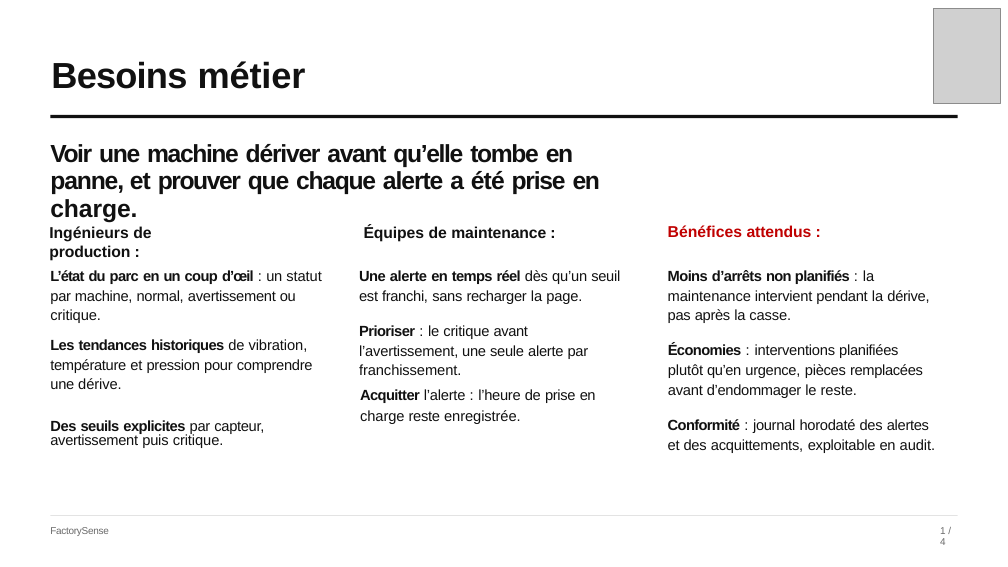
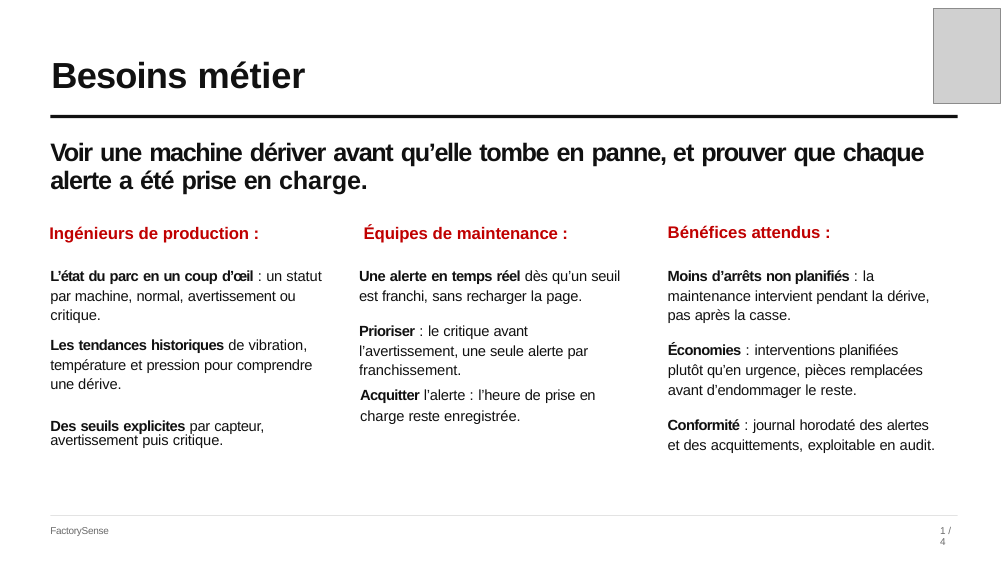
Before and after one commit to tVelard/FactorySense, a slide deck: slide 2 of presentation/slides.pptx. Drawn at 1008x567 pixels with LibreOffice and Linux fonts; fonts in the diff are those of the drawing; grey boxes stand for pictures. Boxes give left, top, right and bottom in pixels: in the first picture for what was removed or moved away, otherwise in the second. Text is boxed around its words. In the diff, an @@ line names an element or a change of style, - is before the commit and + after.

```diff
--- a/presentation/slides.pptx
+++ b/presentation/slides.pptx
@@ text "Voir une machine dériver avant ..." at bbox=[50, 142, 925, 195]: size 23.5 to 24 pt @@
@@ text "Ingénieurs de production :" at bbox=[49, 226, 249, 243]: size 15 to 16 pt, text colour #111111 to #C00000 @@
@@ text "Équipes de maintenance :" at bbox=[364, 225, 558, 243]: size 15 to 16 pt, text colour #111111 to #C00000 @@
@@ text "Bénéfices attendus :" at bbox=[668, 225, 821, 238]: size 15 to 16 pt @@
```
Also in this commit, not shown: 3 other slides changed.
